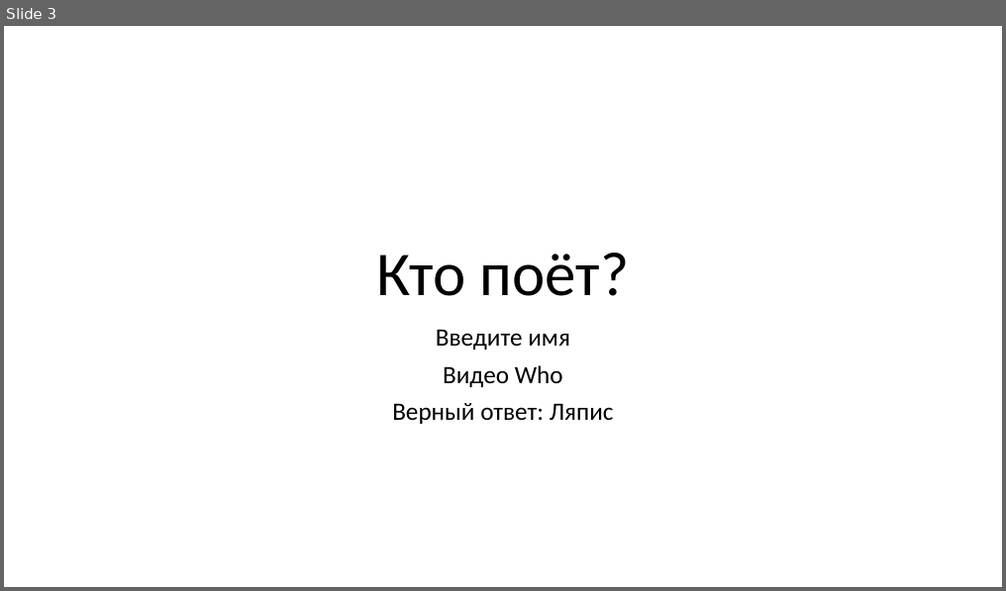
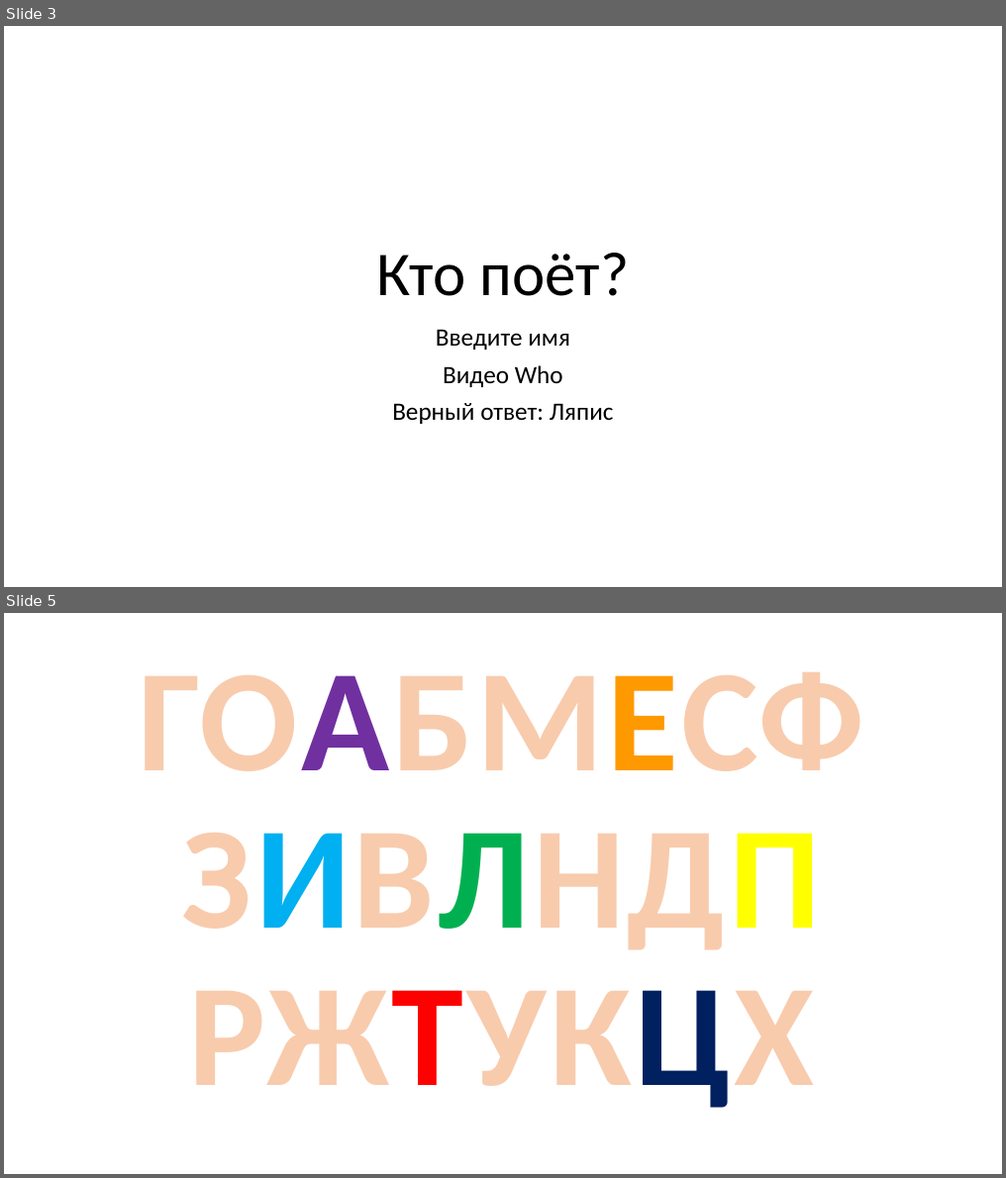
Before and after one commit to vvaassiihhaa/masha, a slide deck: КВЕСТ/Kvest 0504.pptx. Shown one above the other, each under a label of ours: slide 3 before the commit, slides 3 and 5 after it; the slides between them are not shown. The pictures are 1006x591 and 1006x1178 pixels, drawn with LibreOffice and Linux fonts; fonts in the diff are those of the drawing. Boxes give left, top, right and bottom in pixels: in the first picture for what was removed or moved away, otherwise in the second. Text is boxed around its words. In the diff, an @@ line names an element or a change of style, - is before the commit and + after.

```diff
--- a/КВЕСТ/Kvest 0504.pptx
+++ b/КВЕСТ/Kvest 0504.pptx
@@ slide 5 added at <box>4,613,1002,1174</box>, background #FFFFFF @@
@@ title added at <box>138,672,864,1108</box>, 140 pt, text #F8CBAD, bold @@
+ГОАБМЕСФ
+ЗИВЛНДП
+РЖТУКЦХ
```
Also in this commit, not shown: 2 slides changed, 7 other files.
